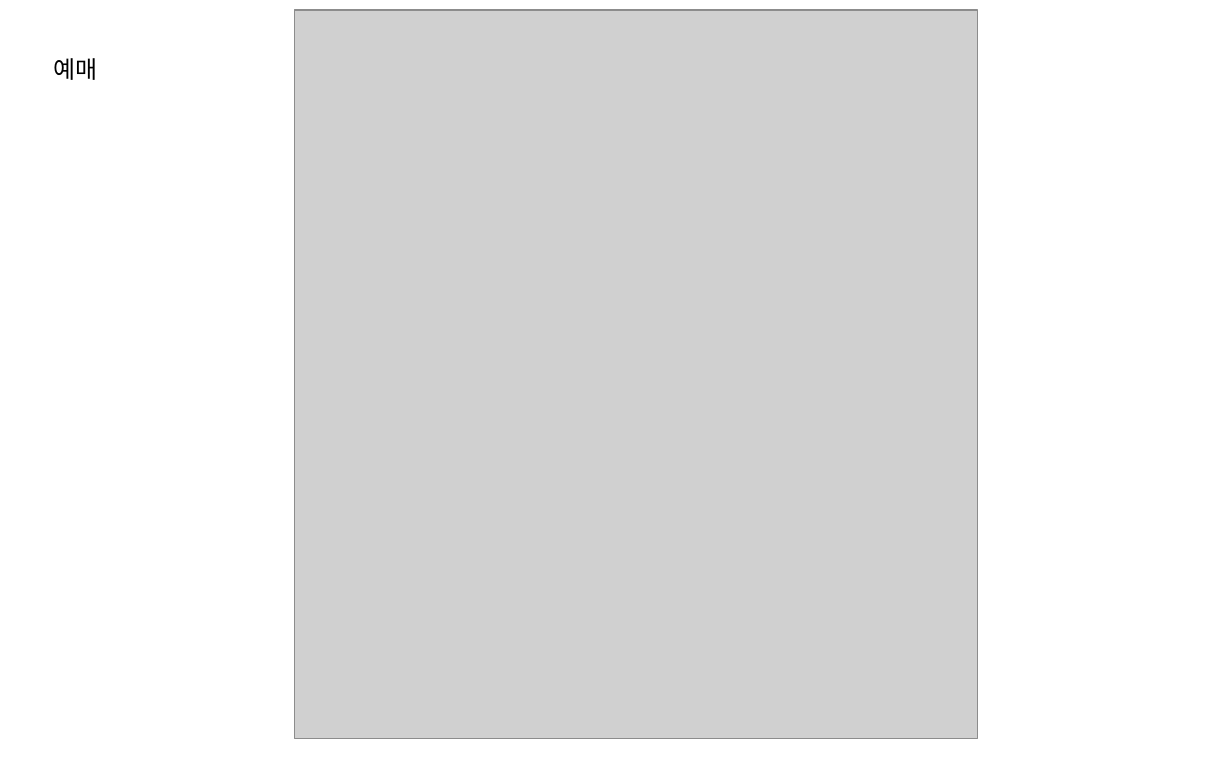
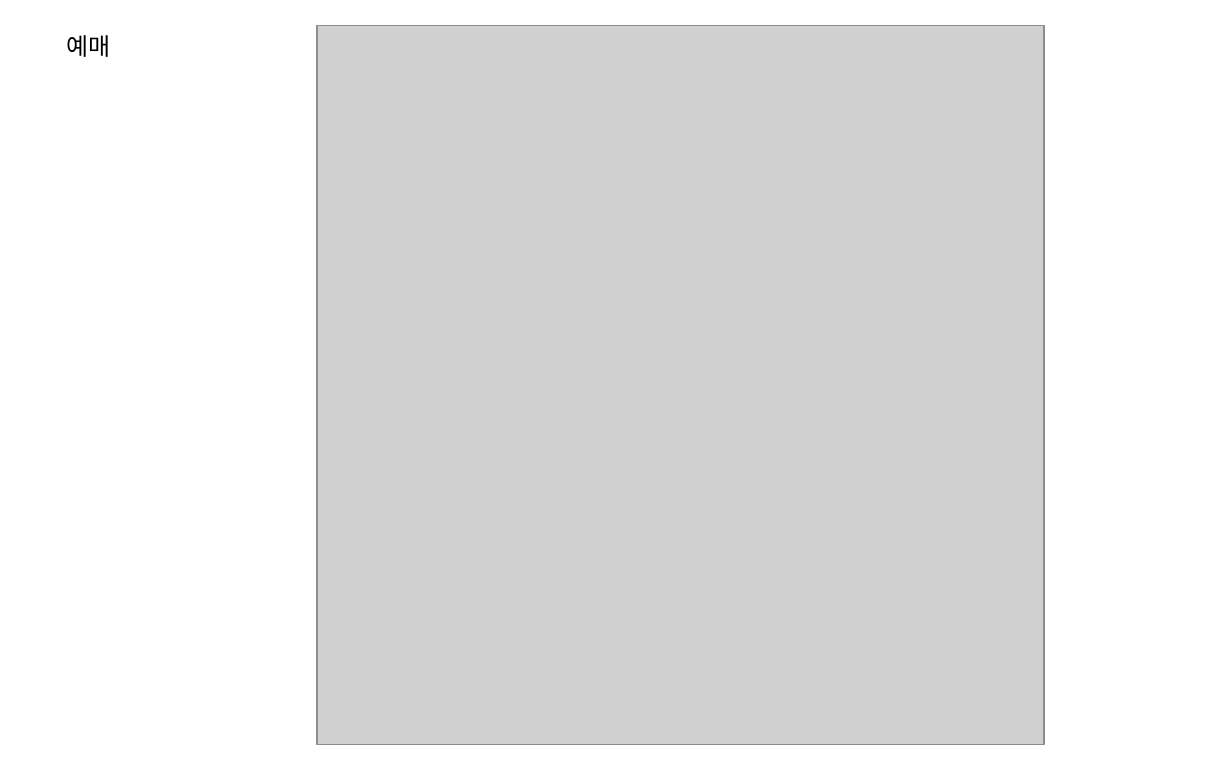
Before and after one commit to ywc-412/MultiplexTeamProject, a slide deck: slide 7 of 개발문서/영화관 - 클래스설계.pptx. Drawn at 1232x770 pixels with LibreOffice and Linux fonts; fonts in the diff are those of the drawing; grey boxes stand for pictures. Boxes give left, top, right and bottom in pixels: in the first picture for what was removed or moved away, otherwise in the second. Text is boxed around its words. In the diff, an @@ line names an element or a change of style, - is before the commit and + after.

```diff
--- a/개발문서/영화관 - 클래스설계.pptx
+++ b/개발문서/영화관 - 클래스설계.pptx
@@ text "예매": place and size @@
-text "예매" at [53,58,97,80]
+text "예매" at [66,35,110,57]
@@ picture: place and size @@
-picture at [294,10,977,739]
+picture at [317,26,1044,744]
```
Also in this commit, not shown: 15 other slides changed, 3 other files.
